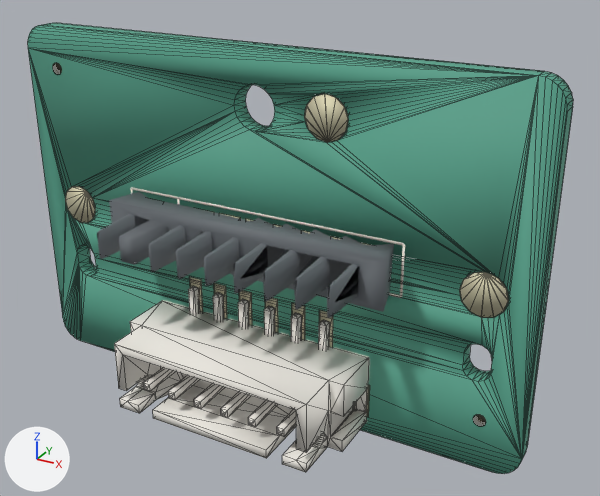
A saved change to the glTF model public/models/mynd/pcb-conn-baffle.glb.
The view is the same before and after, from a 50 mm camera at (32.3, -52.4, 25.8) aimed at (4.2, -1.3, 0.3). The axes (+X, +Y, +Z) are drawn at lower left. The lights are the same throughout. The first picture is the older version. Mesh edges are drawn as thin lines on the coarser meshes.

The scene before the commit, as lines of its bpy script (objects in view):
```python
mat_pcb = principled_material('pcb')
mat_pcb.base_color = (0.0941, 0.369, 0.263)  # green #56a48c
mat_pcb.roughness = 0.7
me_pcb = bpy.data.meshes.new('pcb')
me_pcb.from_pydata(...)  # 324 vertices, 666 faces; spans x -22.5..22.5, y -0.8..0.8, z -15.0..15.0
me_pcb.materials.append(mat_pcb)  # green #56a48c
me_plastic = bpy.data.meshes.new('plastic')
me_plastic.from_pydata(...)  # 338 vertices, 656 faces; spans x -10.0..10.0, y -8.7..-0.8, z -14.0..-5.6
me_plastic.materials.append(mat_plastic)  # white #f3efe7
me_silk = bpy.data.meshes.new('silk')
me_silk.from_pydata(...)  # 376 vertices, 564 faces; spans x -19.4..16.7, y -0.9..0.9, z -14.1..7.9
me_silk.materials.append(mat_silk)  # white #f7f4e8
ob_pcb = bpy.data.objects.new('pcb', me_pcb)
ob_pcb.location = (0.0, 0.0, 0.0)
ob_plastic = bpy.data.objects.new('plastic', me_plastic)
ob_plastic.location = (0.0, 0.0, 0.0)
ob_silk = bpy.data.objects.new('silk', me_silk)
ob_silk.location = (0.0, 0.0, 0.0)
# also in view: 'pads' at (0.0, 0.0, 0.4); 'body' at (0.0, -3.4, 0.0)
```
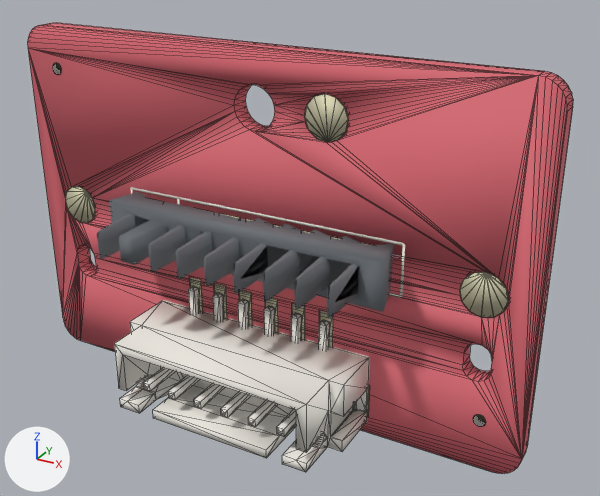
What differs and where, as boxes (x1, y1, x2, y2) in the pictures (600 x 496 px):
'pcb', recoloured (green to red)
    both: (27, 23, 573, 474)

What changed in the scene script:
```text
Change mat_pcb:
    mat_pcb.base_color: (0.0941, 0.369, 0.263) -> (0.71, 0.137, 0.169)  # green #56a48c -> red #db6772
```
